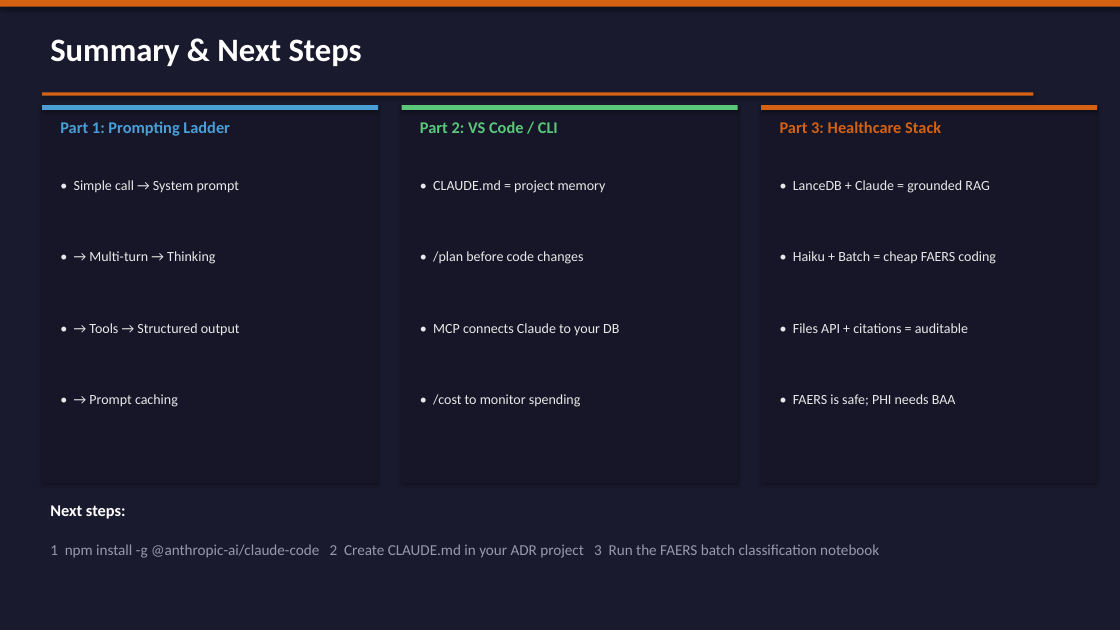
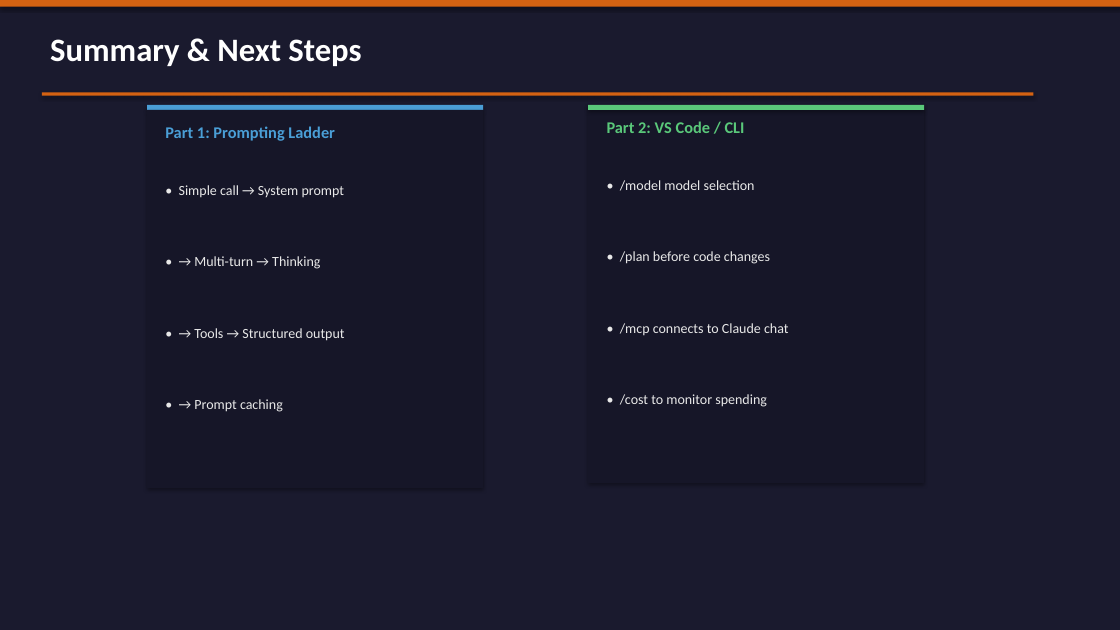
Before and after one commit to bcqguo/claude_4_public_health, a slide deck: slide 21 of Claude_Model_Usage_Lecture.pptx (slide 27 before the commit). Drawn at 1120x630 pixels with LibreOffice and Linux fonts; fonts in the diff are those of the drawing. Boxes give left, top, right and bottom in pixels: in the first picture for what was removed or moved away, otherwise in the second. Text is boxed around its words. In the diff, an @@ line names an element or a change of style, - is before the commit and + after.

```diff
--- a/Claude_Model_Usage_Lecture.pptx
+++ b/Claude_Model_Usage_Lecture.pptx
@@ 5 texts, 1 rectangle: place and size @@
-5 texts, 1 rectangle at <box>42,105,378,483</box>
+5 texts, 1 rectangle at <box>147,110,483,488</box>
@@ rectangle: place and size @@
-rectangle at <box>42,105,378,110</box>
+rectangle at <box>147,105,483,110</box>
@@ rectangle removed at <box>402,105,738,483</box> @@
@@ 3 texts, 1 rectangle: place and size @@
-3 texts, 1 rectangle at <box>402,105,738,407</box>
+3 texts, 1 rectangle at <box>588,105,924,407</box>
@@ rectangle: place and size @@
-rectangle at <box>761,105,1097,483</box>
+rectangle at <box>588,105,924,483</box>
@@ rectangle removed at <box>761,105,1097,110</box> @@
@@ text removed at <box>780,121,941,133</box> @@
-Part 3: Healthcare Stack
@@ text removed at <box>433,180,606,193</box> @@
-• CLAUDE.md = project memory
@@ text added at <box>620,180,755,191</box>, 12 pt, text #E8E8E8 @@
+• /model model selection
@@ text removed at <box>793,180,989,193</box> @@
-• LanceDB + Claude = grounded RAG
@@ text removed at <box>793,251,996,264</box> @@
-• Haiku + Batch = cheap FAERS coding
@@ text at <box>620,323,789,336</box>: text changed @@
-• MCP connects Claude to your DB
+• /mcp connects to Claude chat
@@ text removed at <box>793,323,968,333</box> @@
-• Files API + citations = auditable
@@ text removed at <box>793,394,956,406</box> @@
-• FAERS is safe; PHI needs BAA
@@ text removed at <box>50,505,126,519</box> @@
-Next steps:
@@ text removed at <box>50,544,879,558</box> @@
-1 npm install -g @anthropic-ai/claude-code 2 Create CLAUDE.md in your ADR project 3 Run the FAERS batch classification notebook
```
Also in this commit, not shown: 3 other slides changed, 1 slide added, 7 slides removed.
